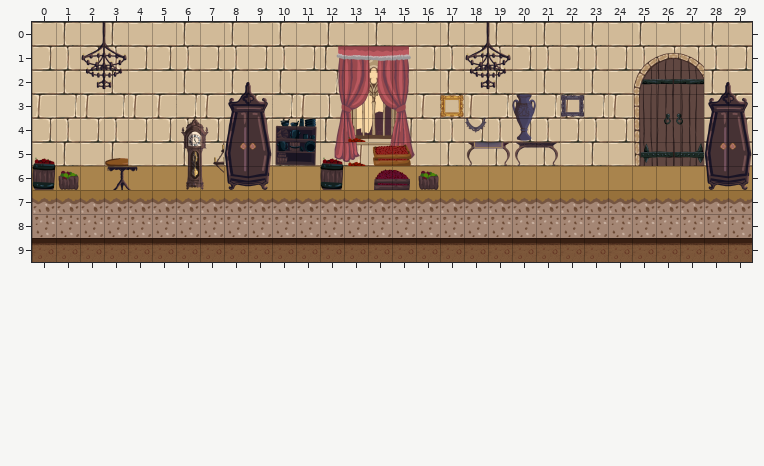
Two versions of a level (Tiled map, Assets/Maps/Castle_Room_Storage.tmx). Above is the file before it was changed.
Cells are 128x128 px. Shown: x 0..29, y 0..9. Tiles whose own drawing changed are shown in their newer look in all pictures.
Once edited:
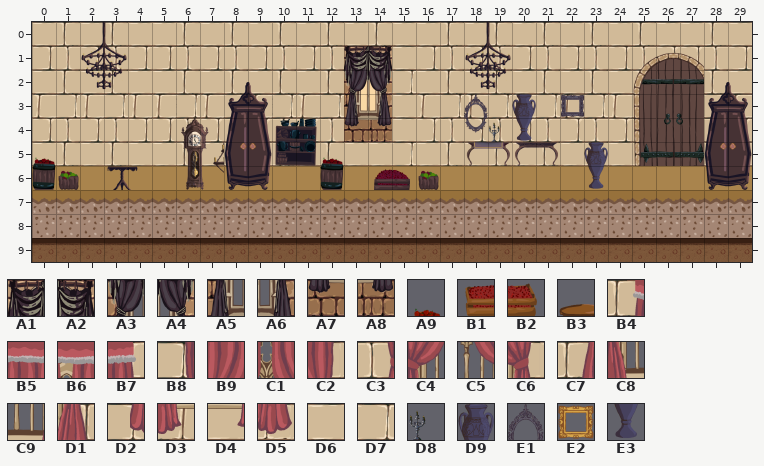
Key: from "Atlas_Almacen_01": A1 6, A2 7, A3 14, A4 15, A5 22, A6 23, A7 30, A8 31; from "Atlas_Cocina_01": A9 37, B1 46, B2 47; from "Atlas_Hab_01": B3 48; from "Atlas_Hab_02": B4 4, B5 5, B6 6, B7 7, B8 12, B9 13, C1 14, C2 15, C3 20, C4 21, C5 22, C6 23, C7 28, C8 29, C9 30, D1 31, D2 36, D3 37, D4 38, D5 39; from "Atlas_Pasillo_01": D6 32, D7 41; from "Atlas_Pasillo_02": D8 3, D9 46, E1 47, E2 52, E3 54.
__ is an empty cell.
Edits made:
Layer "Muro":
There is now tile D6 in row 1 at x 15; in rows 3 to 4 at x 15; in row 5 at x 13 to 14.
There is now tile D7 in row 2 at x 15; in row 5 at x 15.
Layer "Ventana":
The edit turns tile B5 into tile A1 in row 1 at x 13.
The edit turns tile B6 into tile A2 in row 1 at x 14.
The edit turns tile B9 into tile A3 in row 2 at x 13.
The edit turns tile C1 into tile A4 in row 2 at x 14.
The edit turns tile C4 into tile A5 in row 3 at x 13.
The edit turns tile C5 into tile A6 in row 3 at x 14.
The edit turns tile C8 into tile A7 in row 4 at x 13.
The edit turns tile C9 into tile A8 in row 4 at x 14.
The author cleared tile B4 in row 1 at x 12.
The author cleared tile B7 in row 1 at x 15.
The author cleared tile B8 in row 2 at x 12.
The author cleared tile C2 in row 2 at x 15.
The author cleared tile C3 in row 3 at x 12.
The author cleared tile C6 in row 3 at x 15.
The author cleared tile C7 in row 4 at x 12.
The author cleared tile D1 in row 4 at x 15.
The author cleared tile D2 in row 5 at x 12.
The author cleared tile D3 in row 5 at x 13.
The author cleared tile D4 in row 5 at x 14.
The author cleared tile D5 in row 5 at x 15.
Layer "Decoración":
There is now tile D8 in row 4 at x 19.
There is now tile D9 in row 5 at x 23.
There is now tile E1 in row 3 at x 18.
There is now tile E3 in row 6 at x 23.
The author cleared tile A9 in rows 4 to 5 at x 13.
The author cleared tile B1 in row 5 at x 14.
The author cleared tile B2 in row 5 at x 15.
The author cleared tile B3 in row 5 at x 3.
The author cleared tile E2 in row 3 at x 17.
